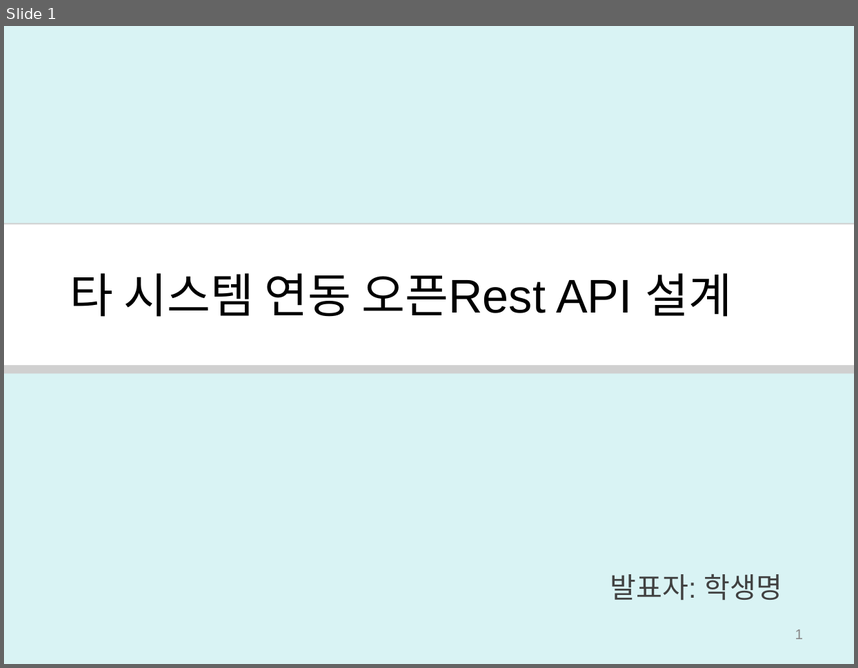
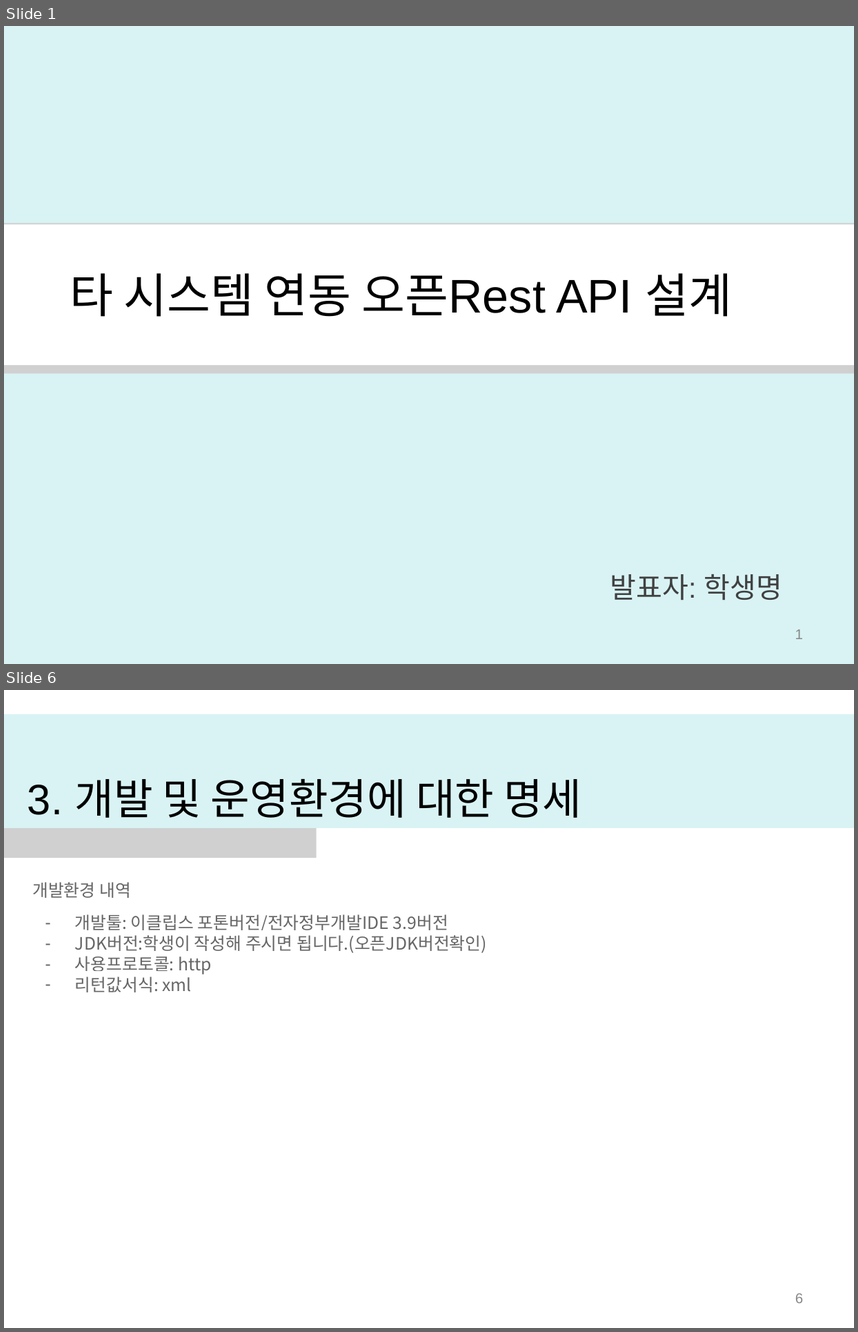
Before and after one commit to miniplugin/human, a slide deck: git_img/develop_report.pptx. Shown one above the other, each under a label of ours: slide 1 before the commit, slides 1 and 6 after it; the slides between them are not shown. The pictures are 858x668 and 858x1332 pixels, drawn with LibreOffice and Linux fonts; fonts in the diff are those of the drawing; grey boxes stand for pictures; background and template pictures are left out. Boxes give left, top, right and bottom in pixels: in the first picture for what was removed or moved away, otherwise in the second. Text is boxed around its words. In the diff, an @@ line names an element or a change of style, - is before the commit and + after.

```diff
--- a/git_img/develop_report.pptx
+++ b/git_img/develop_report.pptx
@@ slide 6 added at box(4, 690, 854, 1328), background #FFFFFF @@
@@ freeform shape added at box(4, 713, 854, 828), fill #D9F3F4 @@
@@ picture added at box(4, 759, 316, 858) @@
@@ title added at box(27, 779, 582, 818), 36 pt, text #000000 @@
+3. 개발 및 운영환경에 대한 명세
@@ text added at box(32, 882, 487, 992), 14.5 pt, text #666666 @@
+개발환경 내역
+– 개발툴: 이클립스 포톤버전/전자정부개발IDE 3.9버전
+– JDK버전:학생이 작성해 주시면 됩니다.(오픈JDK버전확인)
+– 사용프로토콜: http
+– 리턴값서식: xml
@@ page number added at box(795, 1293, 803, 1303), 12 pt, text #888888 @@
+6
```
Also in this commit, not shown: 5 slides changed, 3 slides removed.
